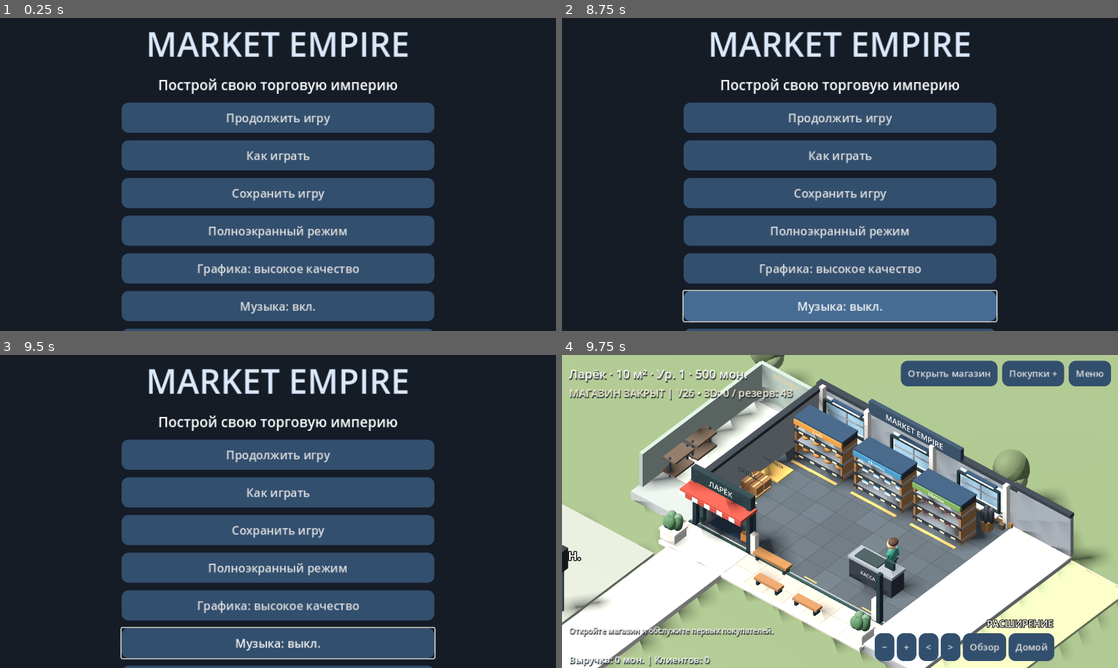
Above: before the commit, frames 1-4 (two rows, left to right).
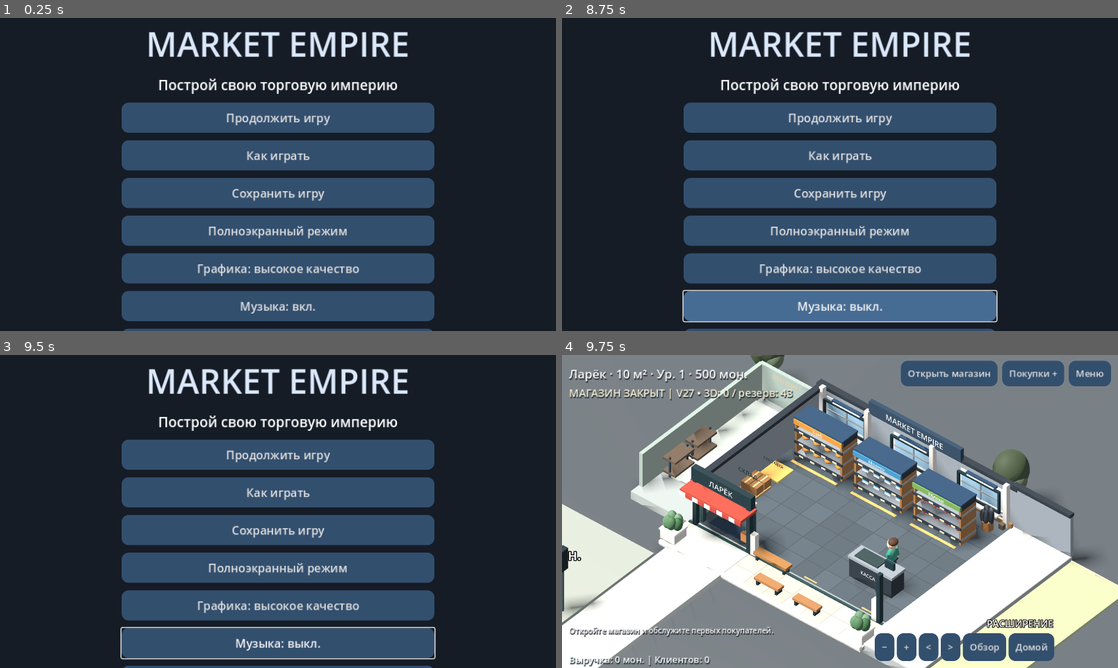
Above: after the commit, the same moments.

Repository: Denis-create-boop/mobile_game
Game: Godot game, scene res://main.tscn
Two runs of this game, one before a commit and one after it. Both use one fixed random seed, a clock stepped at 60 frames per second and the inputs below.
Inputs:
- Up to frame 1 (0.25 s): no input
- Up to frame 2 (8.75 s): click "Меню" at 0.5 s; click "Как играть" at 1.25 s; click "Как играть" at 2 s; click "OK" at 2.75 s; click "Открыть магазин" at 3.5 s; click "Покупки +" at 4.25 s; click "−" at 5 s; click "+" at 5.75 s; click "<" at 6.5 s; click ">" at 7.25 s; click "Обзор" at 8 s
- Up to frame 3 (9.5 s): click "Домой" at 8.75 s
- Up to frame 4 (9.75 s): click "Продолжить игру" at 9.5 s

Frames 1-3 are identical in both runs. In frame 4, 38% of the frame differs, in the area x 0-100%, y 0-100%.

Commit message:
V27: preserve premium glTF colors, remove bright terrain, reduce lighting and integrate urban modules

Diff:
--- a/main.gd
+++ b/main.gd
@@ -891,7 +891,7 @@
 		if child is Button:
 			child.custom_minimum_size.y=52
 			child.add_theme_font_size_override("font_size",20)
-	var version_label=label(column,"V26",14)
+	var version_label=label(column,"V27",14)
 	version_label.horizontal_alignment=HORIZONTAL_ALIGNMENT_CENTER
 
 func toggle_sound():
--- a/store_visual.gd
+++ b/store_visual.gd
@@ -95,21 +95,21 @@
 	var env = WorldEnvironment.new()
 	var e = Environment.new()
 	e.background_mode = Environment.BG_COLOR
-	e.background_color = Color("#dce5ed")
+	e.background_color = Color("#353b43")
 	e.ambient_light_source = Environment.AMBIENT_SOURCE_COLOR
 	e.ambient_light_color = Color("#f0f2f5")
-	e.ambient_light_energy = 0.34
+	e.ambient_light_energy = 0.48
 	env.environment = e
 	stage.add_child(env)
 	var light = DirectionalLight3D.new()
 	light.rotation_degrees = Vector3(-57,-38,0)
-	light.light_energy = 0.85
+	light.light_energy = 0.64
 	light.light_color=Color("#fff8ef")
 	scene_light=light
 	light.shadow_enabled = true
 	light.directional_shadow_max_distance=30.0
-	light.shadow_bias=0.04
-	light.shadow_normal_bias=0.55
+	light.shadow_bias=0.10
+	light.shadow_normal_bias=1.0
 	stage.add_child(light)
 	camera = Camera3D.new()
 	camera.projection = Camera3D.PROJECTION_ORTHOGONAL
@@ -121,8 +121,8 @@
 	load_premium_models()
 	build_store()
 	build_extension()
-	decorate_store()
 	if not premium_models.has("shell"):
+		decorate_store()
 		add_details()
 	add_landscaping()
 	build_city()
@@ -742,7 +742,7 @@
 		actor(people[i],c["pos"],c["carry"],delta)
 		var tag: Label3D=people[i].get_meta("order")
 		tag.text=game.GOODS[c["item"]] if c["phase"]<4 and not c["carry"] else ("Оплата" if c["carry"] and c["phase"]<4 else "")
-	status_label.text=("МАГАЗИН ОТКРЫТ" if game.running else "МАГАЗИН ЗАКРЫТ")+" | V26 • 3D: %d / резерв: %d" % [asset_library.loaded_count,asset_library.fallback_count]
+	status_label.text=("МАГАЗИН ОТКРЫТ" if game.running else "МАГАЗИН ЗАКРЫТ")+" | V27 • 3D: %d / резерв: %d" % [asset_library.loaded_count,asset_library.fallback_count]
 	sales_label.position=Vector2(12,size.y-26)
 	sales_label.text="Выручка: %d мон. | Клиентов: %d" % [game.revenue,game.customers.size()]
 
@@ -817,9 +817,10 @@
 
 func add_landscaping():
 	var asphalt=Color("#41454a")
-	var grass=Color("#7b8e69")
-	var concrete=Color("#c4c6c8")
-	box(stage,Vector3(2,-0.56,1),Vector3(85,0.2,70),grass)
+	var grass=Color("#52604b")
+	var concrete=Color("#7c8185")
+	if not spawn_premium("street",stage,Vector3(2,-0.22,1),0.0):
+		box(stage,Vector3(2,-0.56,1),Vector3(85,0.2,70),Color("#555b60"))
 	box(stage,Vector3(2,-0.43,19.5),Vector3(42,0.13,5.4),asphalt)
 	box(stage,Vector3(2,-0.20,16.4),Vector3(42,0.18,1.5),concrete)
 	for i in range(22):
@@ -829,7 +830,8 @@
 		ball(stage,pos+Vector3(0,1.9,0),Vector3(1.5,1.75,1.5),grass.darkened(0.12))
 		ball(stage,pos+Vector3(0.36,1.6,0.13),Vector3(0.9,1.0,1.0),grass.lightened(0.12))
 	# Warm metal bins and a little storefront bench.
-	box(stage,Vector3(-0.8,0.28,4.12),Vector3(1.7,0.13,0.42),Color("#a8794b"))
+	if not spawn_premium("bench",stage,Vector3(-0.8,0,4.65),0.0):
+		box(stage,Vector3(-0.8,0.28,4.12),Vector3(1.7,0.13,0.42),Color("#a8794b"))
 	for x in [-1.5,-0.1]:
 		box(stage,Vector3(x,0.03,4.12),Vector3(0.1,0.45,0.35),Color("#39494c"))
 
@@ -1167,7 +1169,7 @@
 	return false
 
 func load_premium_models():
-	for kind in ["shell","shelf","cold","checkout"]:
+	for kind in ["shell","shelf","cold","checkout","street","plant","bench"]:
 		var path: String="res://assets/premium/"+kind+".glb"
 		if ResourceLoader.exists(path):
 			var resource=load(path)
@@ -1183,4 +1185,22 @@
 	node.position=pos
 	node.rotation.y=angle
 	node.scale=dimensions_scale
+	if kind=="shell":
+		apply_shell_palette(node)
 	return true
+
+func apply_shell_palette(root: Node):
+	if root is MeshInstance3D:
+		var n: String=String(root.name).to_lower()
+		var color: Color=Color("#424952")
+		if "porcelain" in n:
+			color=Color("#505861")
+		elif "wall" in n and not "cap" in n:
+			color=Color("#7d848b")
+		elif "mullion" in n:
+			color=Color("#50555b")
+		elif "foundation" in n or "cap" in n or "lintel" in n or "plinth" in n:
+			color=Color("#2b3037")
+		root.material_override=mat(color)
+	for child in root.get_children():
+		apply_shell_palette(child)
